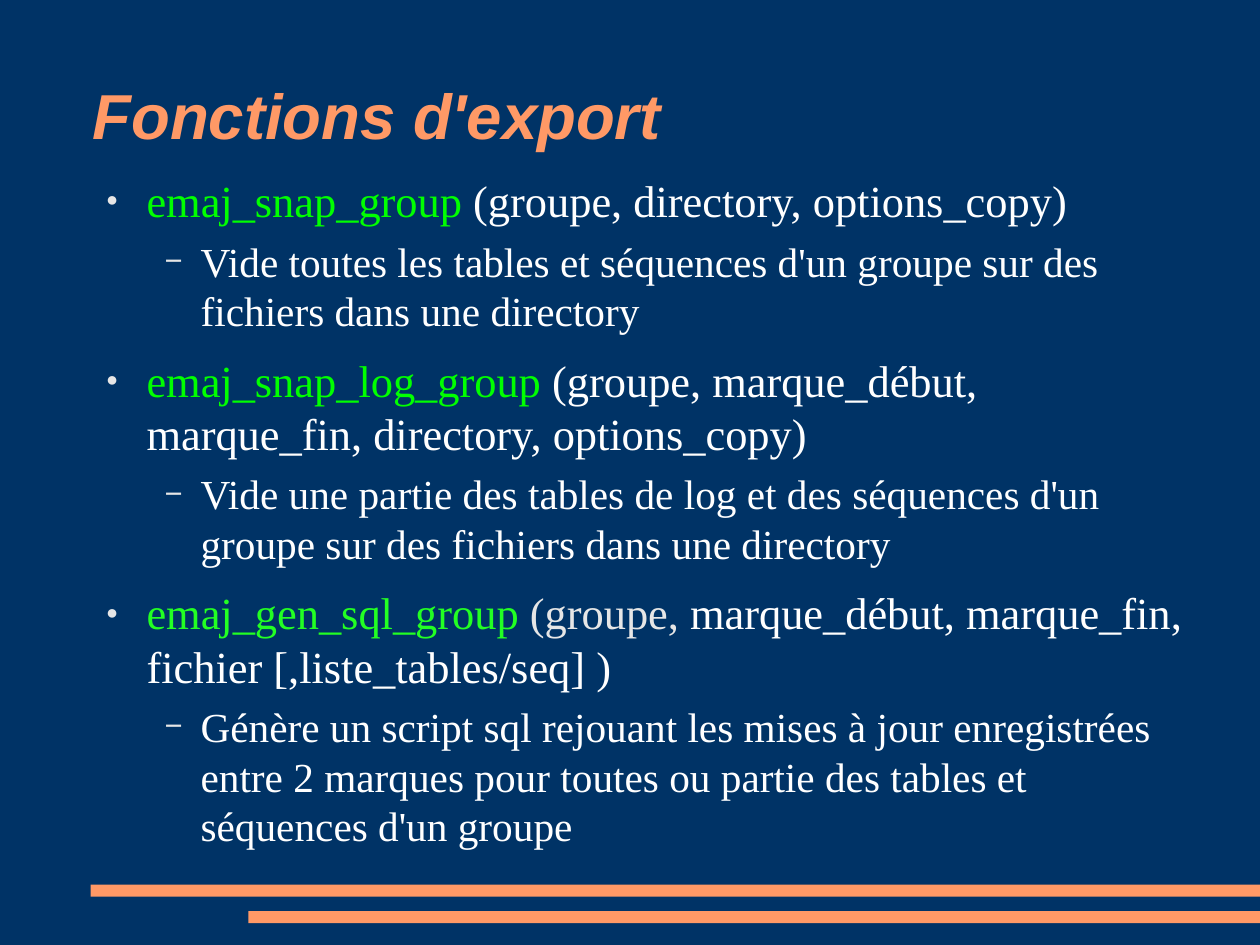
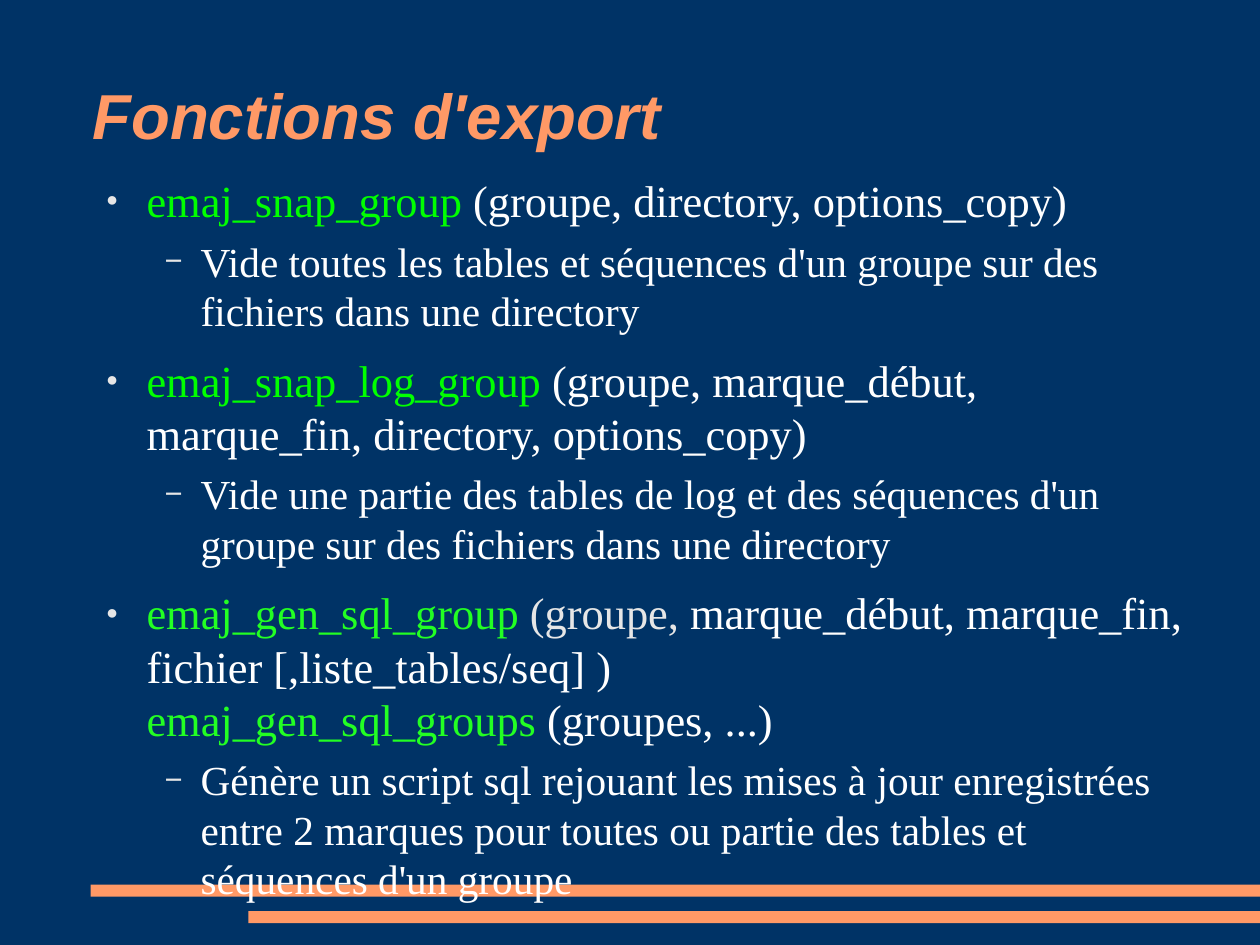
Before and after one commit to beaud76/emaj_doc, a slide deck: slide 28 of Emaj_pres_fr.odp. Drawn at 1260x945 pixels with LibreOffice and Linux fonts; fonts in the diff are those of the drawing. Boxes give left, top, right and bottom in pixels: in the first picture for what was removed or moved away, otherwise in the second. Text is boxed around its words. In the diff, an @@ line names an element or a change of style, - is before the commit and + after.

```diff
--- a/Emaj_pres_fr.odp
+++ b/Emaj_pres_fr.odp
@@ text at <box>147,597,1182,745</box>: text changed @@
-● emaj_gen_sql_group (groupe, marque_début, marque_fin, fichier [,liste_tables/seq] )
+● emaj_gen_sql_group (groupe, marque_début, marque_fin, fichier [,liste_tables/seq] )
+  emaj_gen_sql_groups (groupes, ...)
```
Also in this commit, not shown: 7 other slides changed, 3 other files.
